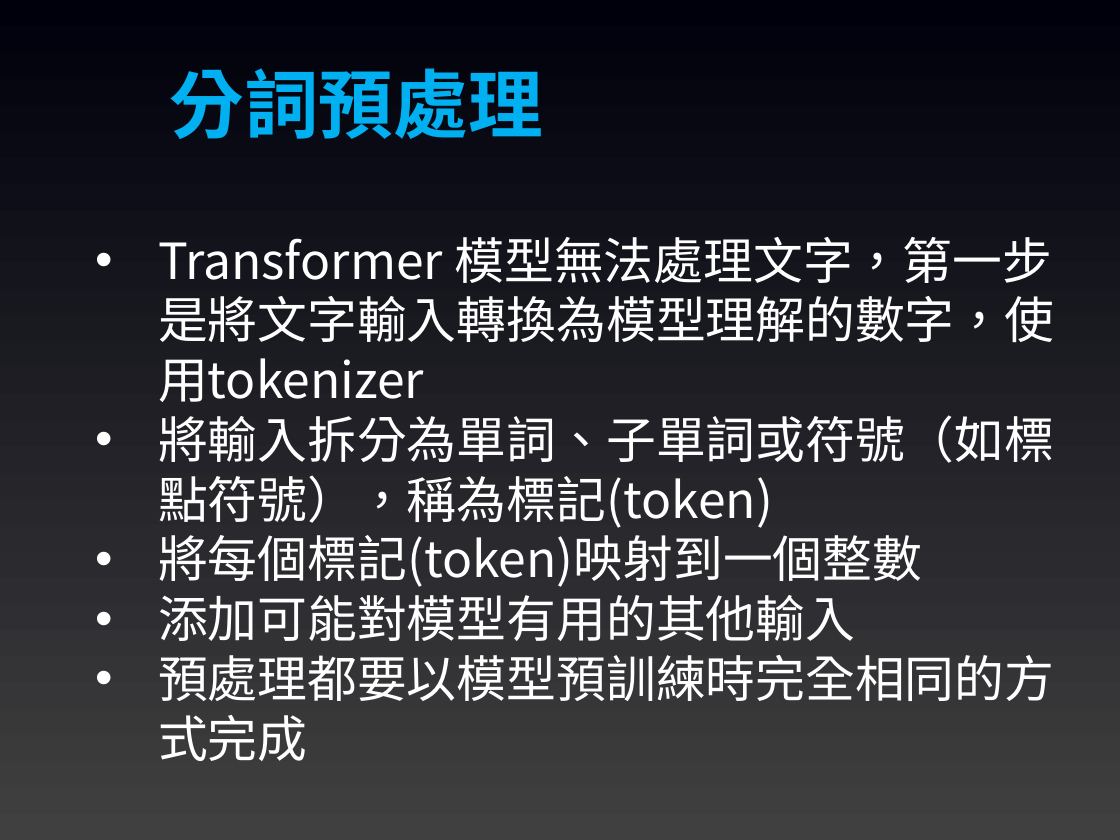
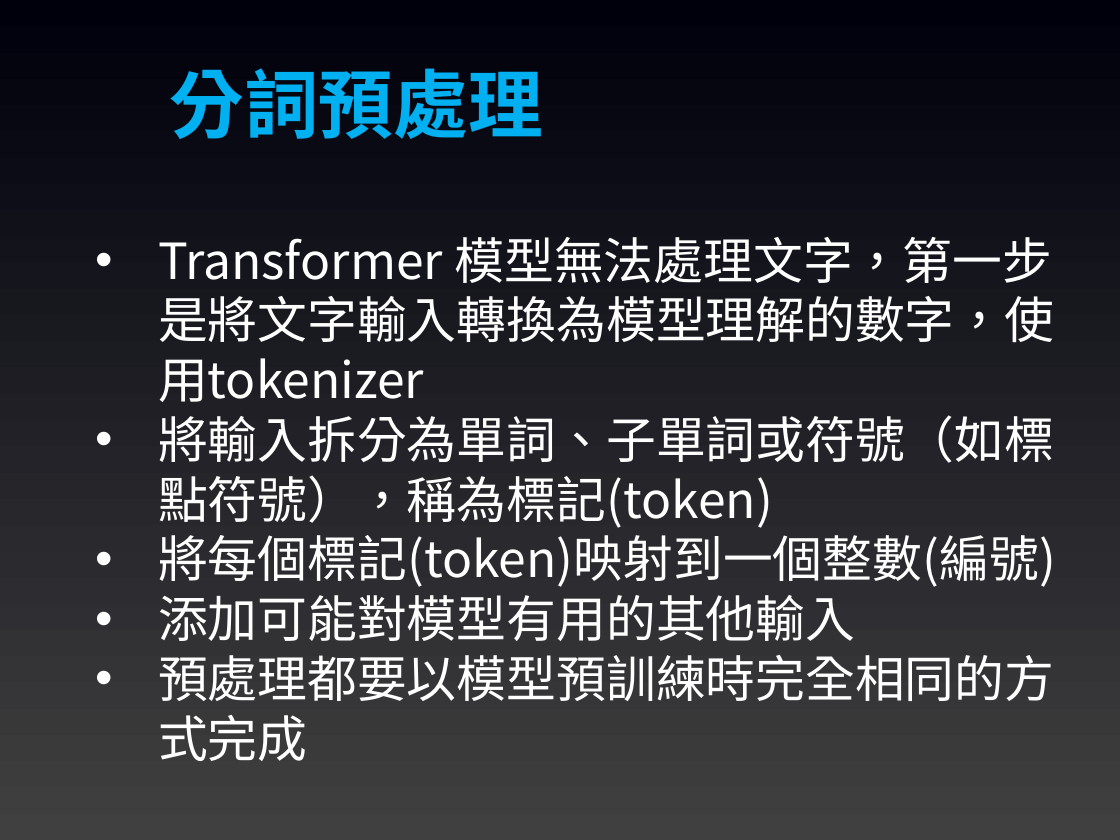
Before and after one commit to joshhu/mustllm20242nd, a slide deck: slide 10 of Slides/Week03/07：NLP任務的內部結構.pptx. Drawn at 1120x840 pixels with LibreOffice and Linux fonts; fonts in the diff are those of the drawing. Boxes give left, top, right and bottom in pixels: in the first picture for what was removed or moved away, otherwise in the second. Text is boxed around its words. In the diff, an @@ line names an element or a change of style, - is before the commit and + after.

```diff
--- a/Slides/Week03/07：NLP任務的內部結構.pptx
+++ b/Slides/Week03/07：NLP任務的內部結構.pptx
@@ text at <box>158,527,1056,587</box>: text changed @@
-• 將每個標記(token)映射到一個整數
+• 將每個標記(token)映射到一個整數(編號)
```
Also in this commit, not shown: 1 slide added, 1 slide removed, 10 other files.
